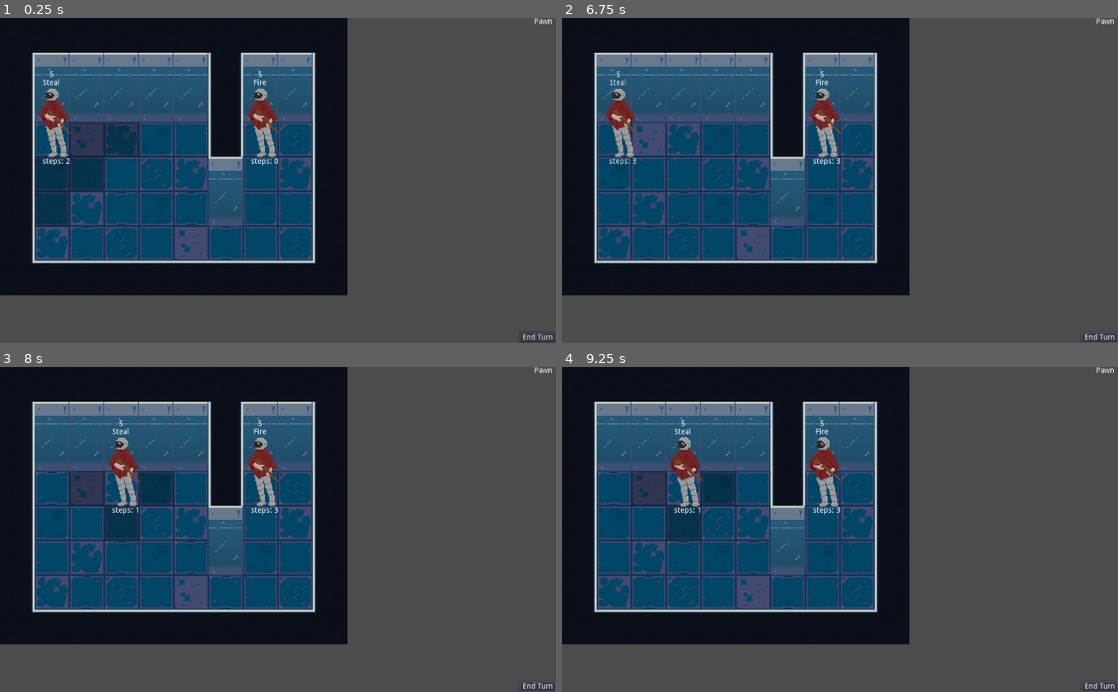
Above: before the commit, frames 1-4 (two rows, left to right).
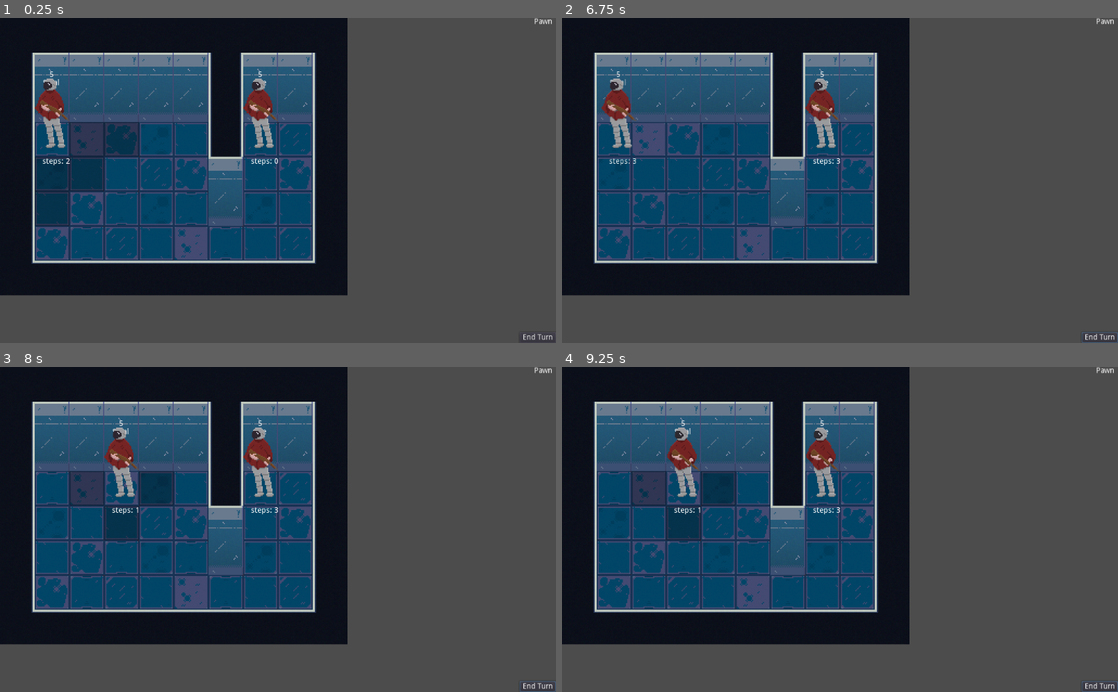
Above: after the commit, the same moments.

Repository: rudimentary-escapism/ld45
Game: Godot game, scene res://src/scenes/TestLevel.tscn
Same seed, same stepped clock (60 frames per second), same inputs: the game is played once before the commit and once after it.
Inputs (mouse positions are in pixels of both pictures, inside the frame that each line leads up to):
- Up to frame 1 (0.25 s): no input
- Up to frame 2 (6.75 s): click "End Turn" at 0.5 s; click "End Turn" at 1.25 s; click "End Turn" at 2 s; move the mouse to (962, 164) at 2.77 s; click (962, 164) at 2.92 s; move the mouse to (728, 196) at 3.52 s; click (728, 196) at 3.67 s; tap Enter at 4.25 s; move the mouse to (895, 109) at 4.27 s; click (895, 109) at 4.42 s; move the mouse to (812, 245) at 5.02 s; click (812, 245) at 5.17 s; move the mouse to (1006, 229) at 5.77 s; click (1006, 229) at 5.92 s; move the mouse to (673, 131) at 6.52 s; click (673, 131) at 6.67 s
- Up to frame 3 (8 s): move the mouse to (305, 529) at 7.27 s; click (305, 529) at 7.42 s
- Up to frame 4 (9.25 s): move the mouse to (756, 448) at 8.02 s; click (756, 448) at 8.17 s; move the mouse to (962, 513) at 8.77 s; click (962, 513) at 8.92 s

The runs differ from the first frame. In frame 1, 1.4% of the frame differs, in the area x 6-51%, y 18-43%; in frame 2, 1.4%; in frame 3, 1.3%; in frame 4, 1.4%, in the area x 18-51%, y 18-43%.

Commit message:
added the run animation

Diff:
--- a/src/scenes/Pawn.tscn
+++ b/src/scenes/Pawn.tscn
@@ -1,10 +1,16 @@
-[gd_scene load_steps=7 format=2]
+[gd_scene load_steps=13 format=2]
 
 [ext_resource path="res://src/scripts/Pawn.gd" type="Script" id=1]
 [ext_resource path="res://assets/Character_L.png" type="Texture" id=2]
 [ext_resource path="res://assets/animations/Character_idle-1.png" type="Texture" id=3]
 [ext_resource path="res://assets/animations/Character_idle-2.png" type="Texture" id=4]
 [ext_resource path="res://assets/animations/Character_idle-3.png" type="Texture" id=5]
+[ext_resource path="res://assets/animations/Character_run-1.png" type="Texture" id=6]
+[ext_resource path="res://assets/animations/Character_run-2.png" type="Texture" id=7]
+[ext_resource path="res://assets/animations/Character_run-3.png" type="Texture" id=8]
+[ext_resource path="res://assets/animations/Character_run-4.png" type="Texture" id=9]
+[ext_resource path="res://assets/animations/Character_run-5.png" type="Texture" id=10]
+[ext_resource path="res://assets/animations/Character_run-6.png" type="Texture" id=11]
 
 [sub_resource type="SpriteFrames" id=1]
 animations = [ {
@@ -12,6 +18,11 @@
 "loop": true,
 "name": "default",
 "speed": 3.0
+}, {
+"frames": [ ExtResource( 6 ), ExtResource( 7 ), ExtResource( 8 ), ExtResource( 9 ), ExtResource( 10 ), ExtResource( 11 ) ],
+"loop": true,
+"name": "run",
+"speed": 4.0
 } ]
 
 [node name="Pawn" type="Node2D"]
@@ -47,6 +58,7 @@
 texture = ExtResource( 2 )
 
 [node name="AnimatedSprite" type="AnimatedSprite" parent="."]
-position = Vector2( 37, 2 )
+position = Vector2( 32, -16 )
 frames = SubResource( 1 )
+frame = 2
 playing = true
Binary file added: assets/animations/Character_run-1.png
Not shown, added: assets/animations/Character_run-1.png.import
Binary file added: assets/animations/Character_run-2.png
Not shown, added: assets/animations/Character_run-2.png.import
Binary file added: assets/animations/Character_run-3.png
Not shown, added: assets/animations/Character_run-3.png.import
Binary file added: assets/animations/Character_run-4.png
Not shown, added: assets/animations/Character_run-4.png.import
Binary file added: assets/animations/Character_run-5.png
Not shown, added: assets/animations/Character_run-5.png.import
Binary file added: assets/animations/Character_run-6.png
Not shown, added: assets/animations/Character_run-6.png.import
